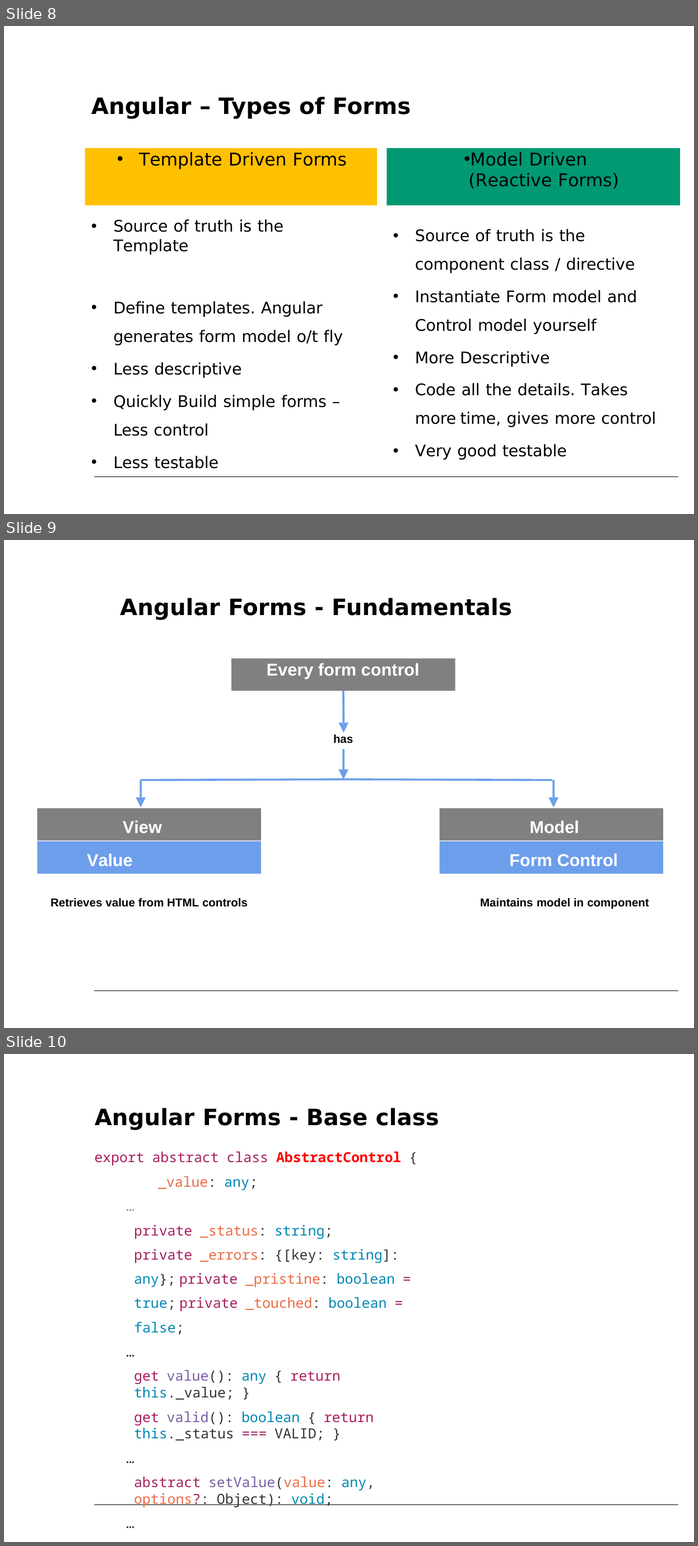
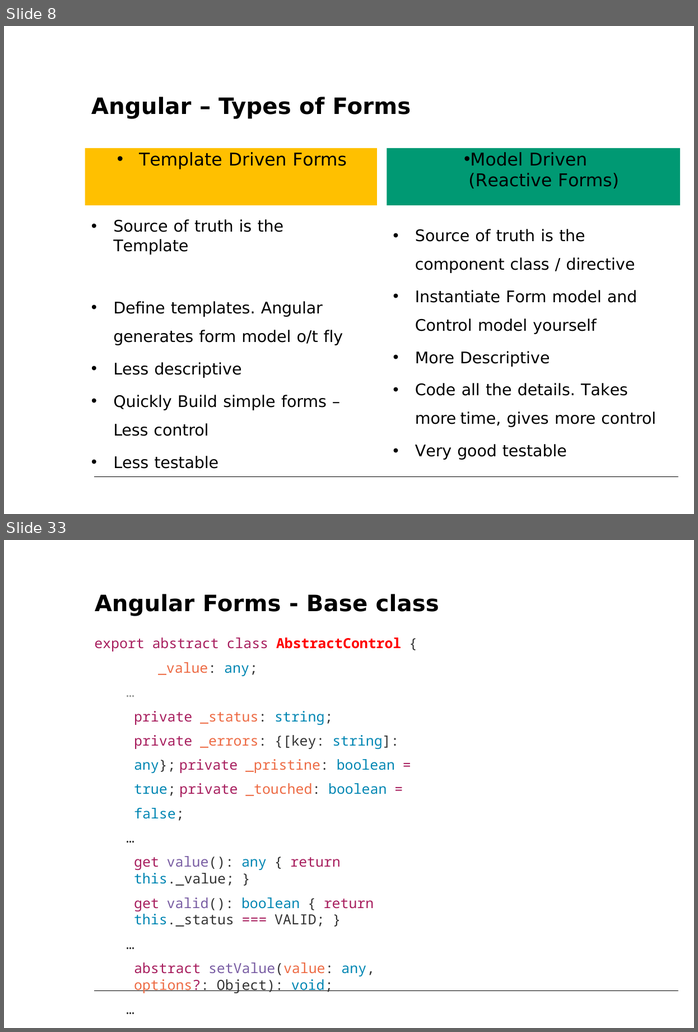
Before and after one commit to petereijgermans11/workshop-angular10, a slide deck: PPT/06- Angular Forms.pptx. Shown one above the other, each under a label of ours: slides 8, 9 and 10 before the commit, slides 8 and 33 after it; the slides between them are not shown. The pictures are 698x1546 and 698x1032 pixels, drawn with LibreOffice and Linux fonts; fonts in the diff are those of the drawing. Boxes give left, top, right and bottom in pixels: in the first picture for what was removed or moved away, otherwise in the second. Text is boxed around its words. In the diff, an @@ line names an element or a change of style, - is before the commit and + after.

Commit message:
changed PPT Reactive forms

```diff
--- a/PPT/06- Angular Forms.pptx
+++ b/PPT/06- Angular Forms.pptx
@@ slide 9 removed at bbox=[4, 540, 694, 1028], background #FFFFFF; not listed: 1 template element that a slide beside it also shows @@
@@ text removed at bbox=[120, 598, 512, 620] @@
-Angular Forms - Fundamentals
@@ rectangle removed at bbox=[232, 659, 455, 691] @@
-Every form control
@@ freeform shape removed at bbox=[339, 691, 348, 733] @@
@@ text removed at bbox=[333, 734, 353, 743] @@
-has
@@ freeform shape removed at bbox=[339, 749, 348, 779] @@
@@ freeform shape removed at bbox=[136, 780, 146, 807] @@
@@ freeform shape removed at bbox=[141, 779, 347, 781] @@
@@ freeform shape removed at bbox=[346, 779, 552, 781] @@
@@ freeform shape removed at bbox=[549, 780, 559, 807] @@
@@ freeform shape removed at bbox=[37, 808, 260, 840] @@
@@ freeform shape removed at bbox=[440, 808, 663, 840] @@
@@ text removed at bbox=[123, 821, 162, 833] @@
-View
@@ text removed at bbox=[530, 821, 579, 833] @@
-Model
@@ freeform shape removed at bbox=[37, 842, 260, 874] @@
@@ freeform shape removed at bbox=[440, 842, 663, 874] @@
@@ text removed at bbox=[87, 854, 164, 874] @@
-Value Accessor
@@ text removed at bbox=[509, 854, 618, 866] @@
-Form Control
@@ text removed at bbox=[50, 898, 248, 907] @@
-Retrieves value from HTML controls
@@ text removed at bbox=[480, 898, 649, 909] @@
-Maintains model in component
@@ what was slide 10 is now slide 33 @@
```
Also in this commit, not shown: 5 other slides removed.
